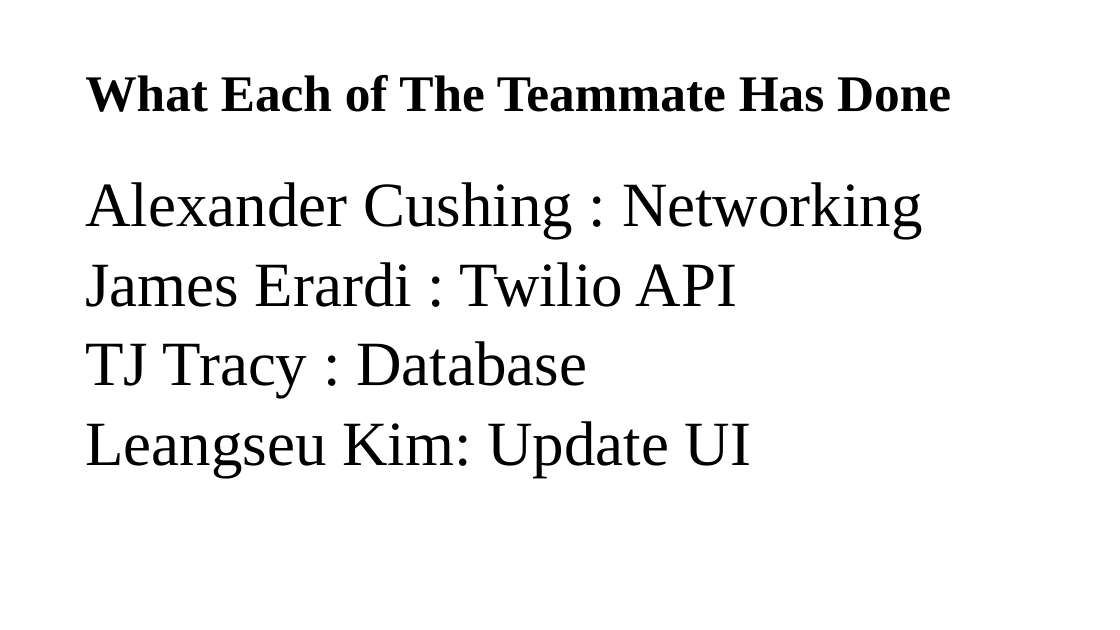
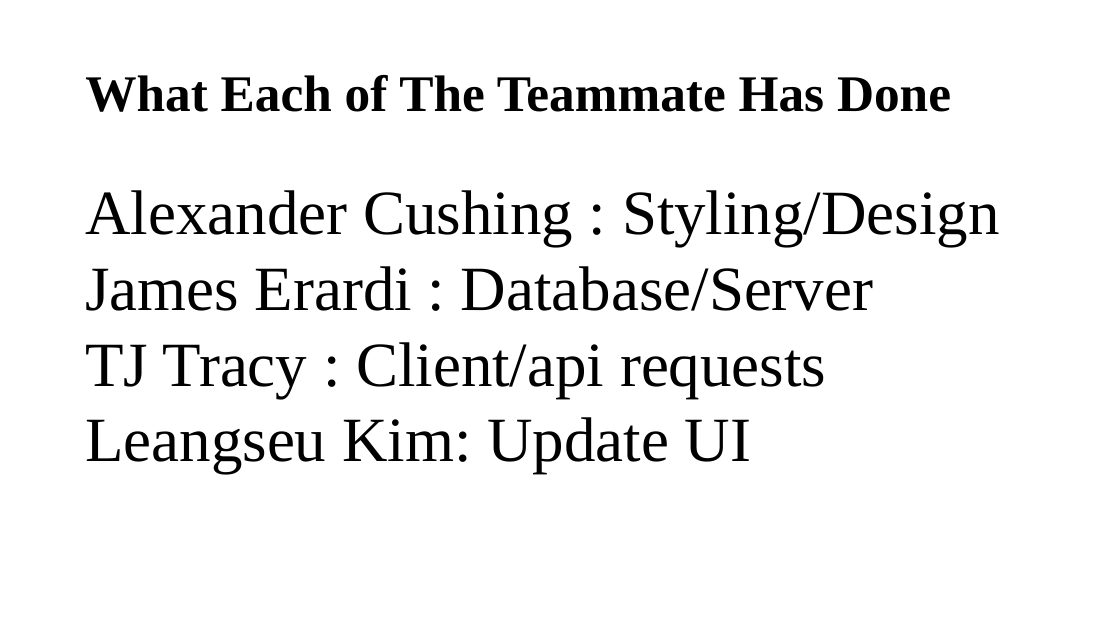
Before and after one commit to leangseu/AndroidAutomaText, a slide deck: slide 5 of Progress/week2/Presentation2.pptx (slide 4 before the commit). Drawn at 1120x630 pixels with LibreOffice and Linux fonts; fonts in the diff are those of the drawing. Boxes give left, top, right and bottom in pixels: in the first picture for what was removed or moved away, otherwise in the second. Text is boxed around its words. In the diff, an @@ line names an element or a change of style, - is before the commit and + after.

```diff
--- a/Progress/week2/Presentation2.pptx
+++ b/Progress/week2/Presentation2.pptx
@@ text at <box>85,190,1000,398</box>: text changed @@
-Alexander Cushing : Networking
-James Erardi : Twilio API
-TJ Tracy : Database
+Alexander Cushing : Styling/Design
+James Erardi : Database/Server
+TJ Tracy : Client/api requests
@@ text at <box>85,417,751,473</box>: line spacing 0.9 to 1; less space between paragraphs @@
```
Also in this commit, not shown: 3 other slides changed, 1 slide added, 1 other file.
